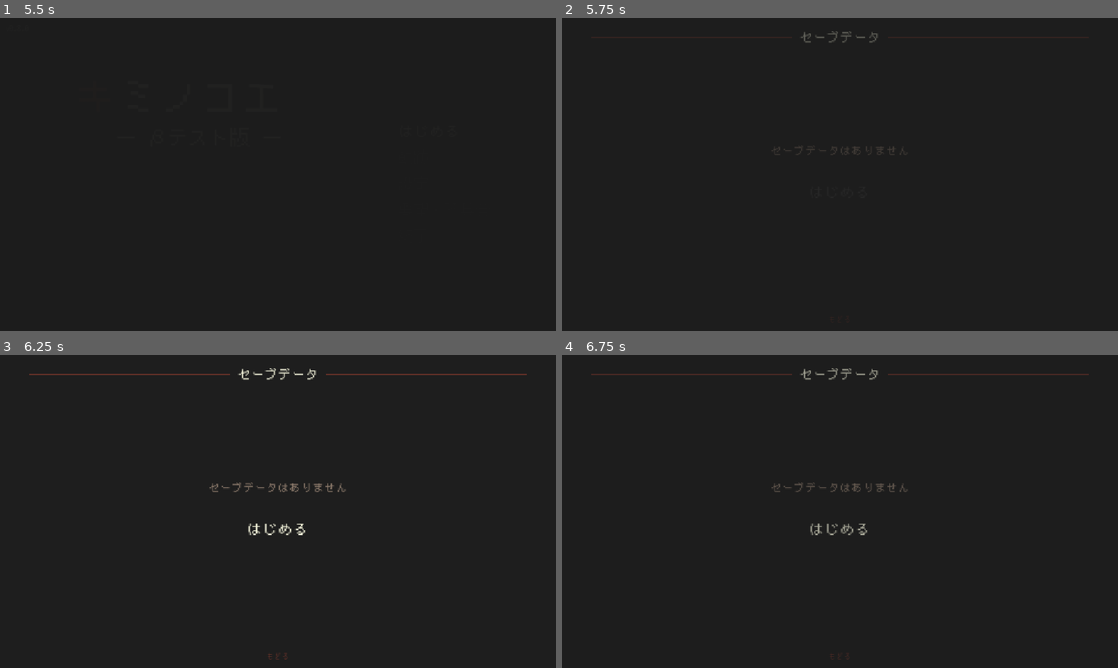
Above: before the commit, frames 1-4 (two rows, left to right).
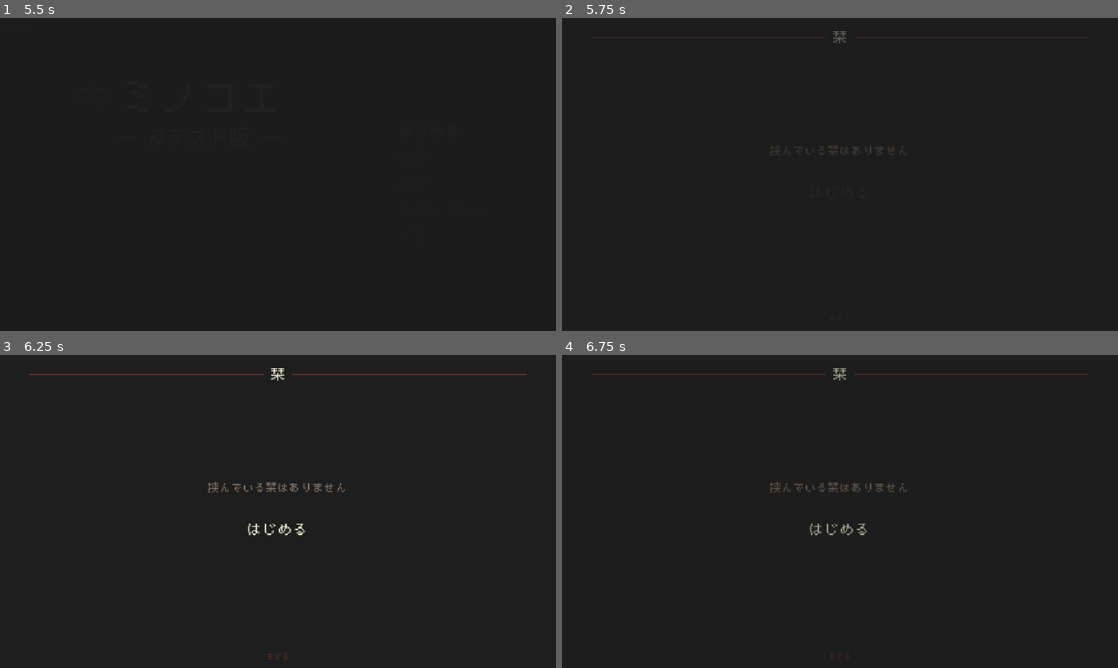
Above: after the commit, the same moments.

Repository: azukigame-s/kiminokoe
Game: Godot game, scene res://scenes/splash_scene.tscn
The game is run twice, just before and just after one commit, with the same random seed, the same clock (stepped at 60 frames per second) and the same inputs. Video files are missing from this copy of the repository; at most half a second of black plays in their place.
Inputs (mouse positions are in pixels of both pictures, inside the frame that each line leads up to):
- Up to frame 1 (5.5 s): tap Enter at 0.5, 0.6, 4.25 s; move the mouse to (400, 158) at 0.52 s; hold D 0.53-1.28 s; click (400, 158) at 0.67 s; tap Space at 0.77, 1.52, 2.75, 3.02, 3.77, 4.52 s; move the mouse to (166, 190) at 1.27 s; hold Down 1.28-2.03 s; tap B at 1.35 s; move the mouse to (333, 105) at 2.02 s; hold D 2.03-2.78 s; tap C at 2.1 s; move the mouse to (250, 237) at 2.77 s; hold Up 2.78-3.53 s; tap E at 2.85 s; click (250, 237) at 2.92 s; move the mouse to (444, 221) at 3.52 s; hold A 3.53-5 s; tap L at 3.6 s; tap Escape at 4.15 s; move the mouse to (111, 127) at 4.27 s; tap T at 4.35 s; click "はじめる" at 5 s
- Up to frame 2 (5.75 s): no input
- Up to frame 3 (6.25 s): click "はじめる" at 5.75 s
- Up to frame 4 (6.75 s): click "はじめる" at 6.5 s

Frame 1 is identical in both runs. In frame 2, 0.2% of the frame differs, in the area x 37-57%, y 4-44%; in frame 3, 0.6%, in the area x 37-63%, y 4-58%; in frame 4, 0.4%.

Commit message:
✨️ セーブデータまわりの用語を変更＆UI変更

Diff:
--- a/scripts/save_info_scene.gd
+++ b/scripts/save_info_scene.gd
@@ -14,6 +14,9 @@
 
 func _ready():
 	set_anchors_preset(Control.PRESET_FULL_RECT)
+	var theme_path = "res://themes/novel_theme.tres"
+	if ResourceLoader.exists(theme_path):
+		theme = load(theme_path)
 	_build_ui()
 	# 続行可能なら「つづきから」、不可なら「はじめから」にフォーカス
 	if _start_button and _start_button.focus_mode != Control.FOCUS_NONE:
@@ -35,10 +38,10 @@
 
 	# 中央コンテナ
 	var center = VBoxContainer.new()
-	center.anchor_left = 0.25
-	center.anchor_top = 0.25
-	center.anchor_right = 0.75
-	center.anchor_bottom = 0.75
+	center.anchor_left = 0.1
+	center.anchor_top = 0.1
+	center.anchor_right = 0.9
+	center.anchor_bottom = 0.9
 	center.alignment = BoxContainer.ALIGNMENT_CENTER
 	center.add_theme_constant_override("separation", 16)
 	add_child(center)
@@ -84,7 +87,7 @@
 
 		# データをリセット（最下部、控えめ）
 		_reset_button = Button.new()
-		_reset_button.text = "データをリセット"
+		_reset_button.text = "記憶を忘れる"
 		_reset_button.alignment = HORIZONTAL_ALIGNMENT_CENTER
 		_style_reset_button(_reset_button)
 		_reset_button.pressed.connect(_on_reset_pressed)
@@ -113,32 +116,41 @@
 func _build_save_info(parent: VBoxContainer):
 	var save_data = SceneManager.load_save_data()
 
-	# 情報パネル（赤銅左ボーダー）
-	var panel = PanelContainer.new()
-	var panel_style = StyleBoxFlat.new()
-	panel_style.bg_color = UIConstants.COLOR_ENTRY_BG
-	panel_style.border_width_left = 3
-	panel_style.border_color = UIConstants.COLOR_ACCENT
-	panel_style.corner_radius_top_left = UIConstants.CORNER_RADIUS
-	panel_style.corner_radius_bottom_left = UIConstants.CORNER_RADIUS
-	panel_style.corner_radius_top_right = UIConstants.CORNER_RADIUS
-	panel_style.corner_radius_bottom_right = UIConstants.CORNER_RADIUS
-	panel_style.content_margin_left = 24
-	panel_style.content_margin_right = 24
-	panel_style.content_margin_top = 20
-	panel_style.content_margin_bottom = 20
-	panel.add_theme_stylebox_override("panel", panel_style)
-	parent.add_child(panel)
-
+	# 栞画像をベースにした情報パネル
+	var bookmark_container = Control.new()
+	bookmark_container.custom_minimum_size = Vector2(600, 200)
+	bookmark_container.size_flags_horizontal = Control.SIZE_SHRINK_CENTER
+	parent.add_child(bookmark_container)
+
+	# 栞背景画像
+	var texture_rect = TextureRect.new()
+	var texture_path = "res://assets/ui/bookmark.png"
+	if ResourceLoader.exists(texture_path):
+		texture_rect.texture = load(texture_path)
+	texture_rect.stretch_mode = TextureRect.STRETCH_SCALE
+	texture_rect.set_anchors_preset(Control.PRESET_FULL_RECT)
+	bookmark_container.add_child(texture_rect)
+
+	# テキストを重ねるコンテナ（位置はbookmark.pngのレイアウトに合わせて調整）
 	_info_container = VBoxContainer.new()
 	_info_container.add_theme_constant_override("separation", 12)
-	panel.add_child(_info_container)
+	_info_container.set_anchors_preset(Control.PRESET_FULL_RECT)
+	_info_container.offset_left = 200
+	_info_container.offset_top = 20
+	_info_container.offset_right = -20
+	_info_container.offset_bottom = -20
+	_info_container.alignment = BoxContainer.ALIGNMENT_CENTER
+	bookmark_container.add_child(_info_container)
+
+	# 栞カードは明るい地色なので丁子茶テキスト・アウトラインなしでコントラストを確保
+	var text_color = UIConstants.COLOR_SUB_ACCENT
 
 	# 主人公名
 	var name_label = Label.new()
 	name_label.text = "主人公: %s" % save_data.get("protagonist_name", "コウ")
 	name_label.add_theme_font_size_override("font_size", UIConstants.FONT_SIZE_BODY)
-	name_label.add_theme_color_override("font_color", UIConstants.COLOR_TEXT_PRIMARY)
+	name_label.add_theme_color_override("font_color", text_color)
+	name_label.add_theme_constant_override("outline_size", 0)
 	_info_container.add_child(name_label)
 
 	# プレイ時間
@@ -146,7 +158,8 @@
 	var play_time_sec = save_data.get("play_time", 0.0)
 	play_time_label.text = "プレイ時間: %s" % _format_play_time(play_time_sec)
 	play_time_label.add_theme_font_size_override("font_size", UIConstants.FONT_SIZE_BODY)
-	play_time_label.add_theme_color_override("font_color", UIConstants.COLOR_TEXT_PRIMARY)
+	play_time_label.add_theme_color_override("font_color", text_color)
+	play_time_label.add_theme_constant_override("outline_size", 0)
 	_info_container.add_child(play_time_label)
 
 	# 軌跡（トロフィー）進捗
@@ -159,13 +172,14 @@
 	else:
 		trophy_label.text = "軌跡: ---"
 	trophy_label.add_theme_font_size_override("font_size", UIConstants.FONT_SIZE_BODY)
-	trophy_label.add_theme_color_override("font_color", UIConstants.COLOR_TEXT_PRIMARY)
+	trophy_label.add_theme_color_override("font_color", text_color)
+	trophy_label.add_theme_constant_override("outline_size", 0)
 	_info_container.add_child(trophy_label)
 
 ## セーブなし時の表示
 func _build_no_save_info(parent: VBoxContainer):
 	_no_save_label = Label.new()
-	_no_save_label.text = "セーブデータはありません"
+	_no_save_label.text = "挟んでいる栞はありません"
 	_no_save_label.horizontal_alignment = HORIZONTAL_ALIGNMENT_CENTER
 	_no_save_label.add_theme_font_size_override("font_size", UIConstants.FONT_SIZE_BODY)
 	_no_save_label.add_theme_color_override("font_color", UIConstants.COLOR_TEXT_SECONDARY)
@@ -175,6 +189,7 @@
 func _style_reset_button(button: Button):
 	button.add_theme_font_size_override("font_size", UIConstants.FONT_SIZE_BUTTON_NORMAL)
 	button.custom_minimum_size = UIConstants.BUTTON_MIN_SIZE_NORMAL
+	button.size_flags_horizontal = Control.SIZE_SHRINK_CENTER
 
 	var normal_style = StyleBoxFlat.new()
 	normal_style.bg_color = Color.TRANSPARENT
@@ -282,9 +297,9 @@
 	# メッセージ（モードで切り替え）
 	var msg = Label.new()
 	if mode == "new_game":
-		msg.text = "セーブデータを消去して\nシナリオを最初からプレーしますか？"
-	else:
-		msg.text = "すべてのデータをリセットしますか？\nセーブデータと軌跡が消去されます"
+		msg.text = "栞を外して\n最初から読み直しますか？"
+	else:
+		msg.text = "すべての記憶を忘れますか？\n栞と軌跡が消去されます"
 	msg.horizontal_alignment = HORIZONTAL_ALIGNMENT_CENTER
 	msg.add_theme_font_size_override("font_size", UIConstants.FONT_SIZE_BODY)
 	msg.add_theme_color_override("font_color", UIConstants.COLOR_TEXT_PRIMARY)
@@ -297,7 +312,7 @@
 	vbox.add_child(btn_row)
 
 	var yes_btn = Button.new()
-	yes_btn.text = "はい" if mode == "new_game" else "リセットする"
+	yes_btn.text = "はい" if mode == "new_game" else "忘れる"
 	yes_btn.custom_minimum_size = Vector2(140, 40)
 	_style_reset_button(yes_btn)
 	yes_btn.pressed.connect(_execute_confirm)
@@ -378,7 +393,7 @@
 	title_container.add_child(_create_rule())
 
 	var title = Label.new()
-	title.text = "セーブデータ"
+	title.text = "栞"
 	title.add_theme_font_size_override("font_size", UIConstants.FONT_SIZE_HEADING)
 	title.add_theme_color_override("font_color", UIConstants.COLOR_TEXT_PRIMARY)
 	title_container.add_child(title)
--- a/scripts/ui/auto_save_indicator.gd
+++ b/scripts/ui/auto_save_indicator.gd
@@ -27,7 +27,7 @@
 	offset_bottom = 36
 
 	label = Label.new()
-	label.text = "自動保存……"
+	label.text = "栞を挟む……"
 	label.set_anchors_preset(Control.PRESET_FULL_RECT)
 	label.horizontal_alignment = HORIZONTAL_ALIGNMENT_RIGHT
 	label.vertical_alignment   = VERTICAL_ALIGNMENT_CENTER
--- a/scripts/ui/pause_menu.gd
+++ b/scripts/ui/pause_menu.gd
@@ -81,7 +81,7 @@
 	# 区切り線
 	_menu_container.add_child(_create_separator())
 
-	title_button = _create_menu_button("タイトルへもどる")
+	title_button = _create_menu_button("表紙にもどる")
 	title_button.pressed.connect(_on_title)
 	_menu_container.add_child(title_button)
 
Binary file added: assets/ui/bookmark.png
Not shown, added: assets/ui/bookmark.png.import
Not shown, changed: documents/dev/ui_design.md
